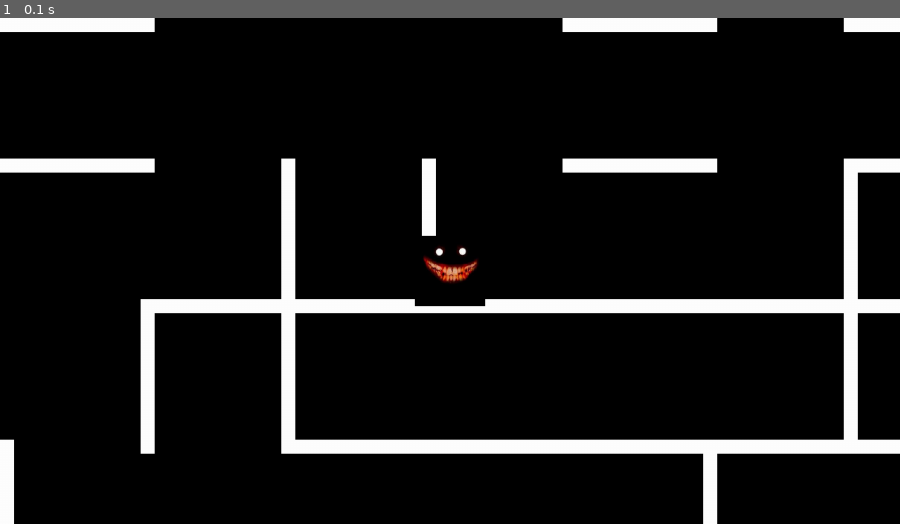
Above: before the commit, frame 1.
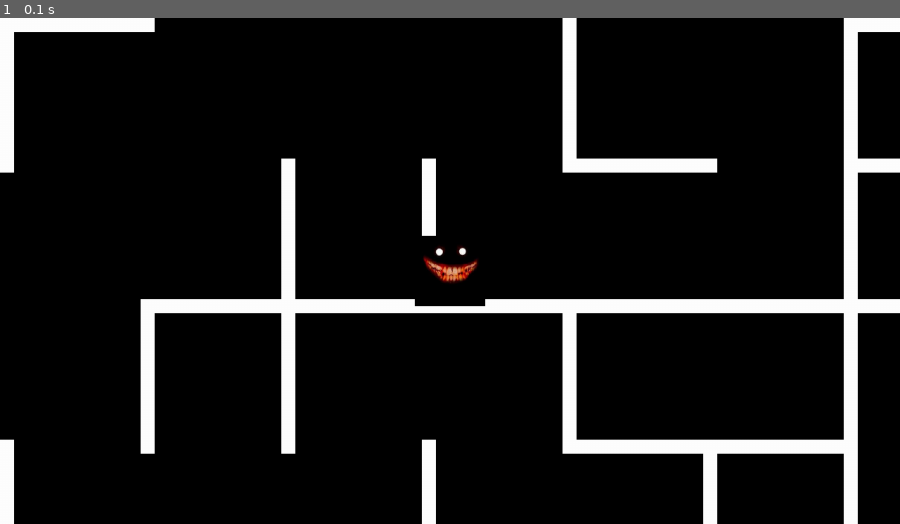
Above: after the commit, the same moment.

Repository: femboyv/laby
Game: pygame game, started from main.py
Same seed, same stepped clock (60 frames per second), same inputs: the game is played once before the commit and once after it.
Inputs:
- Up to frame 1 (0.1 s): no input

The runs differ from the first frame. In frame 1, 4.0% of the frame differs, in the area x 0-100%, y 0-100%.

Commit message:
modified:   main.py

Diff:
--- a/main.py
+++ b/main.py
@@ -146,10 +146,10 @@
 type_of_wall = dict(
     STRAIGHT_VERTICAL=("i", (1, 3)),
     STRAIGHT_HORIZONTAL=("_", (0, 2)),
-    TURN_TOP_RIGHT=("p", (0, 2)),
-    TURN_TOP_LEFT=("o", (0, 2)),
-    TURN_DOWN_RIGHT=("m", (0, 2)),
-    TURN_DOWN_LEFT=("l", (0, 2)),
+    TURN_TOP_RIGHT=("p", (1, 2)),
+    TURN_TOP_LEFT=("o", (2, 3)),
+    TURN_DOWN_RIGHT=("m", (0, 1)),
+    TURN_DOWN_LEFT=("l", (0, 3)),
     END_UP=("z", (1, 2, 3)),
     END_LEFT=("q", (0, 2, 3)),
     END_DOWN=("s", (0, 1, 3)),
@@ -163,10 +163,10 @@
 )
 
 
-case_size = 200
+tyle_size = 200
 wall_width = 20
-map_case_height = 50
-map_case_width = 50
+map_tyle_height = 50
+map_tyle_width = 50
 
 
 def generate_map():
@@ -175,9 +175,9 @@
 
     position = (0, 0)
 
-    for i in range(map_case_height):  # height
-        for _ in range(int(map_case_width / 2)):  # width
-            wall_map.append((position, generate_random_case()))
+    for i in range(map_tyle_height):  # height
+        for _ in range(int(map_tyle_width / 2)):  # width
+            wall_map.append((position, generate_random_tyle()))
             position = (position[0] + 2, position[1])
 
         position = (i % 2, position[1] + 1)
@@ -185,7 +185,7 @@
     return wall_map
 
 
-def generate_random_case():
+def generate_random_tyle():
     list_of_type = list(type_of_wall)
     return type_of_wall[list_of_type[random.randrange(list_of_type.__len__())]]
 
@@ -193,54 +193,62 @@
 wall_map = generate_map()
 
 
-def show_case_by_letter(case_position: tuple, letter: str):
+def show_tyle_by_letter(tyle_position: tuple, letter: str):
     wall_to_draw = letter[1]
 
     for wall in wall_to_draw:
-        show_wall_by_orientation(case_position, wall)
-
-
-def show_wall_by_orientation(case_position: tuple, orientation: int):
+        show_wall_by_orientation(tyle_position, wall)
+
+
+def show_wall_by_orientation(tyle_position: tuple, orientation: int):
 
     match orientation:  # 0 is up and it's going counterclockwise (i think)
         case 0:
             rect_to_draw = pygame.Rect(
-                case_size * case_position[0] - x_of_display,
-                case_size * case_position[1] - y_of_display,
-                case_size + wall_width,
+                tyle_size * tyle_position[0] - x_of_display,
+                tyle_size * tyle_position[1] - y_of_display,
+                tyle_size + wall_width,
                 wall_width,
             )
         case 1:
             rect_to_draw = pygame.Rect(
-                case_size * case_position[0] - x_of_display,
-                case_size * case_position[1] - y_of_display,
-                wall_width,
-                case_size + wall_width,
+                tyle_size * tyle_position[0] - x_of_display,
+                tyle_size * tyle_position[1] - y_of_display,
+                wall_width,
+                tyle_size + wall_width,
             )
         case 2:
             rect_to_draw = pygame.Rect(
-                case_size * (case_position[0]) - x_of_display,
-                case_size * (case_position[1] + 1) - y_of_display,
-                case_size + wall_width,
+                tyle_size * (tyle_position[0]) - x_of_display,
+                tyle_size * (tyle_position[1] + 1) - y_of_display,
+                tyle_size + wall_width,
                 wall_width,
             )
         case 3:
             rect_to_draw = pygame.Rect(
-                case_size * (case_position[0] + 1) - x_of_display,
-                case_size * (case_position[1]) - y_of_display,
-                wall_width,
-                case_size + wall_width,
+                tyle_size * (tyle_position[0] + 1) - x_of_display,
+                tyle_size * (tyle_position[1]) - y_of_display,
+                wall_width,
+                tyle_size + wall_width,
             )
     pygame.draw.rect(screen, "white", rect_to_draw)
 
 
+def get_tyle_by_position_in_map(position: tuple):
+    position_in_map = int(position[0] * position[1] / 2)
+    tyle = wall_map[position_in_map][1]
+    return tyle
+
+
 player = player_class()
 
 
 while running:
 
+    print(get_tyle_by_position_in_map((0, 0)))
+
     for pos, letter in wall_map:
-        show_case_by_letter(
+        show_tyle_by_letter(
             pos,
             letter,
         )
